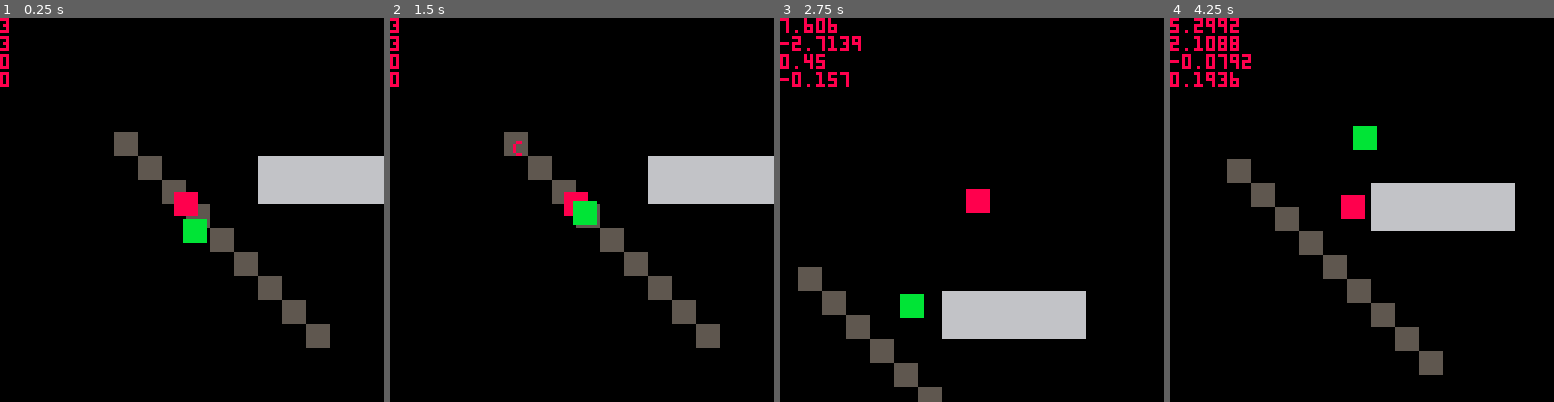
Above: before the commit, frames 1-4 (left to right).
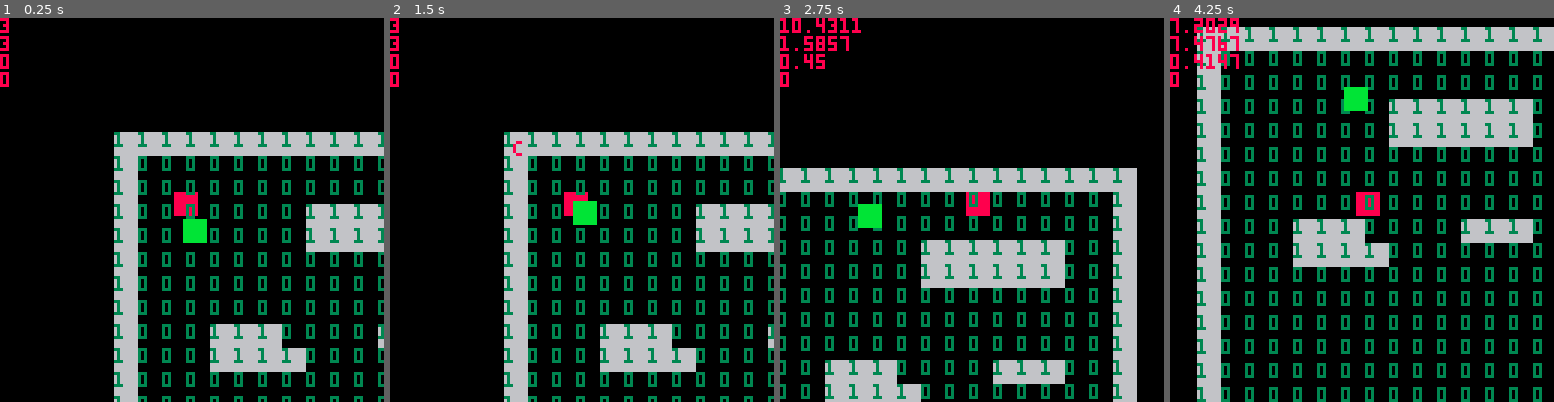
Above: after the commit, the same moments.

Repository: TripleADC/ZombiePico8
Game: PICO-8 cartridge zom8.p8
Same seed, same stepped clock (60 frames per second), same inputs: the game is played once before the commit and once after it.
Inputs:
- Up to frame 1 (0.25 s): no input
- Up to frame 2 (1.5 s): no input
- Up to frame 3 (2.75 s): hold Right 1.6-2.1 s; hold Up 2.15-2.42 s; hold Right from 2.47 s (still down)
- Up to frame 4 (4.25 s): release Right at 3.03 s; hold Left 3.08-3.58 s; hold Down 3.63-3.97 s; hold Right from 4.02 s (still down)

The runs differ from the first frame. In frame 1, 26% of the frame differs, in the area x 29-100%, y 29-100%; in frame 2, 26%; in frame 3, 32%; in frame 4, 40%, in the area x 0-100%, y 0-100%.

Commit message:
Added 2D Array Representation of Map

Diff:
--- a/zom8.p8
+++ b/zom8.p8
@@ -3,14 +3,22 @@
 __lua__
 -- main
 
+map_width=16
+map_height=16
+m={}
+
 function _init()
-    -- player init
+    --player init
 	p=make_player(3,3)
 	cam=make_camera()
 
+    --enemies init
     zombies={}
     make_zombie(4,5)
 
+    --map init
+    m=make_map()
+
     frict=0.9
 end
 
@@ -22,6 +30,9 @@
 
 	--player
     p:draw()
+
+    --map
+    print_map(m)
     cam:draw()
 
     --zombie
@@ -190,6 +201,34 @@
 end
 
 -->8
+-- map
+function make_map()
+    m={}
+    for j=0, map_height do
+        -- adding new row
+        m[j]={}
+        for i=0, map_width do
+            if solid(i, j) then
+                m[j][i]=1
+            else
+                m[j][i]=0
+            end
+        end
+    end
+    return m
+end
+
+-- for debug
+function print_map(m)
+    for j=0, map_height do
+        -- adding new row
+        for i=0, map_width do
+            print(m[j][i],i*8,j*8,3)
+        end
+    end
+end
+
+-->8
 -- enemy collisions
 function enemy_collide(p, z)
     if detect_collide(p,z) then
@@ -229,12 +268,20 @@
 0000010000000000000000000000000000000000000000000000000000000000000000000000000000000000000000000000000000000000000000000000000000000000000000000000000000000000000000000000000000000000000000000000000000000000000000000000000000000000000000000000000000000000
 0000000000000000000000000000000000000000000000000000000000000000000000000000000000000000000000000000000000000000000000000000000000000000000000000000000000000000000000000000000000000000000000000000000000000000000000000000000000000000000000000000000000000000
 __map__
-0300000000000000000000000000000000000000000000000000000000000000000000000000000000000000000000000000000000000000000000000000000000000000000000000000000000000000000000000000000000000000000000000000000000000000000000000000000000000000000000000000000000000000
-0003000000000202020202020000000000000000000000000000000000000000000000000000000000000000000000000000000000000000000000000000000000000000000000000000000000000000000000000000000000000000000000000000000000000000000000000000000000000000000000000000000000000000
-0000030000000202020202020000000000000000000000000000000000000000000000000000000000000000000000000000000000000000000000000000000000000000000000000000000000000000000000000000000000000000000000000000000000000000000000000000000000000000000000000000000000000000
-0000000300000000000000000000000000000000000000000000000000000000000000000000000000000000000000000000000000000000000000000000000000000000000000000000000000000000000000000000000000000000000000000000000000000000000000000000000000000000000000000000000000000000
-0000000003000000000000000000000000000000000000000000000000000000000000000000000000000000000000000000000000000000000000000000000000000000000000000000000000000000000000000000000000000000000000000000000000000000000000000000000000000000000000000000000000000000
-0000000000030000000000000000000000000000000000000000000000000000000000000000000000000000000000000000000000000000000000000000000000000000000000000000000000000000000000000000000000000000000000000000000000000000000000000000000000000000000000000000000000000000
-0000000000000300000000000000000000000000000000000000000000000000000000000000000000000000000000000000000000000000000000000000000000000000000000000000000000000000000000000000000000000000000000000000000000000000000000000000000000000000000000000000000000000000
-0000000000000003000000000000000000000000000000000000000000000000000000000000000000000000000000000000000000000000000000000000000000000000000000000000000000000000000000000000000000000000000000000000000000000000000000000000000000000000000000000000000000000000
-0000000000000000030000000000000000000000000000000000000000000000000000000000000000000000000000000000000000000000000000000000000000000000000000000000000000000000000000000000000000000000000000000000000000000000000000000000000000000000000000000000000000000000
+0202020202020202020202020202020202000000000000000000000000000000000000000000000000000000000000000000000000000000000000000000000000000000000000000000000000000000000000000000000000000000000000000000000000000000000000000000000000000000000000000000000000000000
+0200000000000000000000000000000002000000000000000000000000000000000000000000000000000000000000000000000000000000000000000000000000000000000000000000000000000000000000000000000000000000000000000000000000000000000000000000000000000000000000000000000000000000
+0200000000000000000000000000000002000000000000000000000000000000000000000000000000000000000000000000000000000000000000000000000000000000000000000000000000000000000000000000000000000000000000000000000000000000000000000000000000000000000000000000000000000000
+0200000000000000020202020202000002000000000000000000000000000000000000000000000000000000000000000000000000000000000000000000000000000000000000000000000000000000000000000000000000000000000000000000000000000000000000000000000000000000000000000000000000000000
+0200000000000000020202020202000002000000000000000000000000000000000000000000000000000000000000000000000000000000000000000000000000000000000000000000000000000000000000000000000000000000000000000000000000000000000000000000000000000000000000000000000000000000
+0200000000000000000000000000000002000000000000000000000000000000000000000000000000000000000000000000000000000000000000000000000000000000000000000000000000000000000000000000000000000000000000000000000000000000000000000000000000000000000000000000000000000000
+0200000000000000000000000000000002000000000000000000000000000000000000000000000000000000000000000000000000000000000000000000000000000000000000000000000000000000000000000000000000000000000000000000000000000000000000000000000000000000000000000000000000000000
+0200000000000000000000000000000002000000000000000000000000000000000000000000000000000000000000000000000000000000000000000000000000000000000000000000000000000000000000000000000000000000000000000000000000000000000000000000000000000000000000000000000000000000
+0200000002020200000000020202000002000000000000000000000000000000000000000000000000000000000000000000000000000000000000000000000000000000000000000000000000000000000000000000000000000000000000000000000000000000000000000000000000000000000000000000000000000000
+0200000002020202000000000000000002000000000000000000000000000000000000000000000000000000000000000000000000000000000000000000000000000000000000000000000000000000000000000000000000000000000000000000000000000000000000000000000000000000000000000000000000000000
+0200000000000000000000000000000002000000000000000000000000000000000000000000000000000000000000000000000000000000000000000000000000000000000000000000000000000000000000000000000000000000000000000000000000000000000000000000000000000000000000000000000000000000
+0200000000000000000000000000000002000000000000000000000000000000000000000000000000000000000000000000000000000000000000000000000000000000000000000000000000000000000000000000000000000000000000000000000000000000000000000000000000000000000000000000000000000000
+0200000000000000000000000000000002000000000000000000000000000000000000000000000000000000000000000000000000000000000000000000000000000000000000000000000000000000000000000000000000000000000000000000000000000000000000000000000000000000000000000000000000000000
+0200000000000000000000000000000002000000000000000000000000000000000000000000000000000000000000000000000000000000000000000000000000000000000000000000000000000000000000000000000000000000000000000000000000000000000000000000000000000000000000000000000000000000
+0200000000000000000000000000000002000000000000000000000000000000000000000000000000000000000000000000000000000000000000000000000000000000000000000000000000000000000000000000000000000000000000000000000000000000000000000000000000000000000000000000000000000000
+0200000000000000000000000000000002000000000000000000000000000000000000000000000000000000000000000000000000000000000000000000000000000000000000000000000000000000000000000000000000000000000000000000000000000000000000000000000000000000000000000000000000000000
+0202020202020202020202020202020202000000000000000000000000000000000000000000000000000000000000000000000000000000000000000000000000000000000000000000000000000000000000000000000000000000000000000000000000000000000000000000000000000000000000000000000000000000
